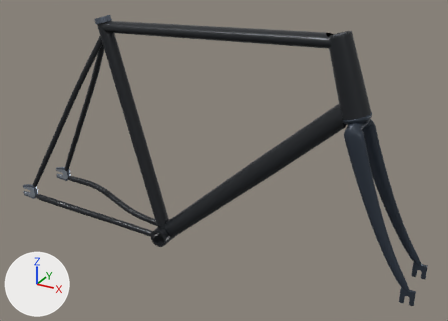
Two versions of the glTF model frontend/public/models/frames/8bar-krzberg-v8-l.glb, one commit apart.
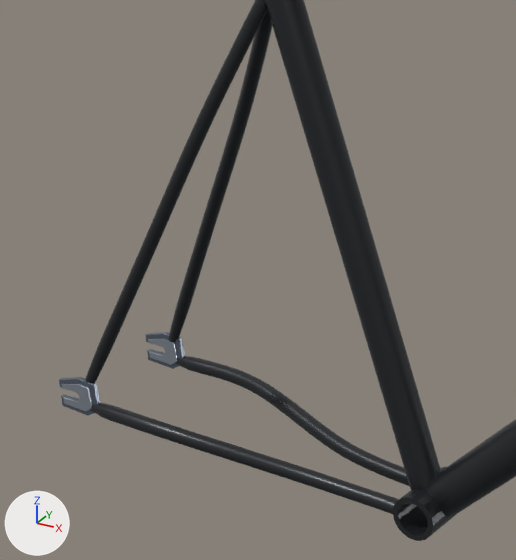
The first picture shows the older version from a camera (50 mm lens) standing at (0.785, -1.123, 0.795) and looking at (0.16, 0.013, 0.227). The close-ups show the older and then the newer version on the part from 0% to 44% of the width and 12% to 79% of the height of that picture. Only the edits that show in the close-ups are written down. Every picture has the same lights, and +X, +Y and +Z are marked at lower left. Where no turn or scale is listed for an object, it has been applied to the vertices. Vertices at exactly the same position are counted once.

In view in the first close-up: 'paint_bottom_bracket', 'paint_chainstay_-1', 'paint_chainstay_1', 'paint_down', 'paint_seat', 'paint_seatstay_-1', 'paint_seatstay_1', 'rear_dropout_-1', 'rear_dropout_1' and 2 more.
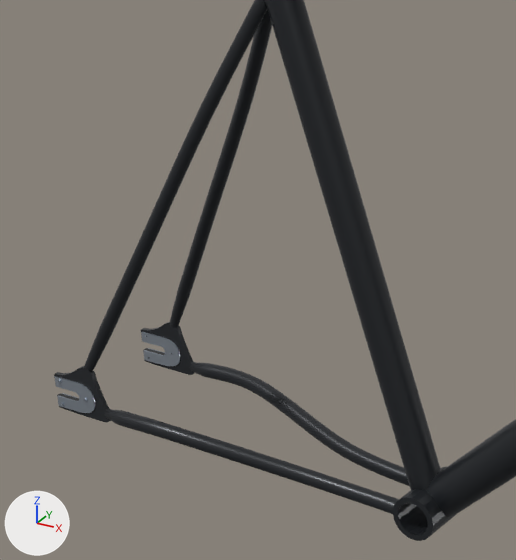
Where the newer file only moved an object's origin or applied its transform, the numbers keep the older frame.

Boxes [x1, y1, x2, y2] around the edits, measured in the close-ups (516 x 560 px):
'paint_seatstay_1', rescaled
    before: [85, 0, 268, 383]
    after: [84, 0, 267, 372]
'paint_seatstay_-1', rescaled
    before: [168, 11, 273, 344]
    after: [170, 9, 272, 328]
'rear_dropout_1', recoloured, reshaped (darker, 38% wider, 45% taller)
    before: [59, 377, 100, 416]
    after: [54, 366, 111, 423]
'rear_dropout_-1', recoloured, reshaped (34% wider, 42% taller)
    before: [145, 332, 185, 369]
    after: [141, 322, 195, 375]
part 2 of me_mesh_6, built on
    before: [59, 332, 185, 416]
    after: [141, 322, 195, 375]

What changed in the scene script:
```text
Change mat_material_6:
    mat_material_6.base_color: (0.15, 0.178, 0.227) -> (0.0222, 0.0252, 0.0296)  # greyish blue #6c7583 -> dark grey #292c30
Change me_mesh_4:
    used by ob_paint_seatstay__1; location = (-0.3918, 0.0, 0.05)
    remove me_mesh_4.from_pydata(...)  # 136 vertices, 256 faces; spans x 0.007..0.243, y -0.003..0.066, z 0.005..0.435
    add me_mesh_4.from_pydata(...)  # 136 vertices, 256 faces; spans x 0.012..0.242, y -0.003..0.066, z 0.027..0.436
    me_mesh_4 part 1: the whole mesh is scaled about its middle by (0.978, 0.998, 0.949), then moved by (0.002, 0.0, 0.011)
Change me_mesh_6:
    used by ob_rear_dropout__1; parent = ob_frame_and_fork; location = (0.0, 0.0637, 0.0)
    remove me_mesh_6.from_pydata(...)  # 84 vertices, 164 faces; spans x -0.0225..0.0285, y -0.0025..0.0025, z -0.0195..0.0214
    add me_mesh_6.from_pydata(...)  # 200 vertices, 408 faces; spans x -0.028..0.0452, y -0.0025..0.0025, z -0.0211..0.0362
    me_mesh_6 part 2: the whole mesh is rebuilt
Change me_mesh_8:
    used by ob_paint_seatstay_1; location = (-0.3918, 0.0, 0.05)
    remove me_mesh_8.from_pydata(...)  # 136 vertices, 256 faces; spans x 0.007..0.243, y -0.066..0.003, z 0.005..0.435
    add me_mesh_8.from_pydata(...)  # 136 vertices, 256 faces; spans x 0.012..0.242, y -0.066..0.003, z 0.027..0.436
    me_mesh_8 part 3: the whole mesh is scaled about its middle by (0.978, 0.998, 0.949), then moved by (0.002, 0.0, 0.011)
Add me_mesh_11_1:
    me_mesh_11_1.from_pydata(...)  # 200 vertices, 408 faces; spans x -0.028..0.0452, y -0.0025..0.0025, z -0.0211..0.0362
    me_mesh_11_1.materials.append(mat_material_10)  # dark grey #292c30
Change ob_rear_dropout_1:
    ob_rear_dropout_1: bpy.data.objects.new('rear_dropout_1', me_mesh_6) -> bpy.data.objects.new('rear_dropout_1', me_mesh_11_1)
```
